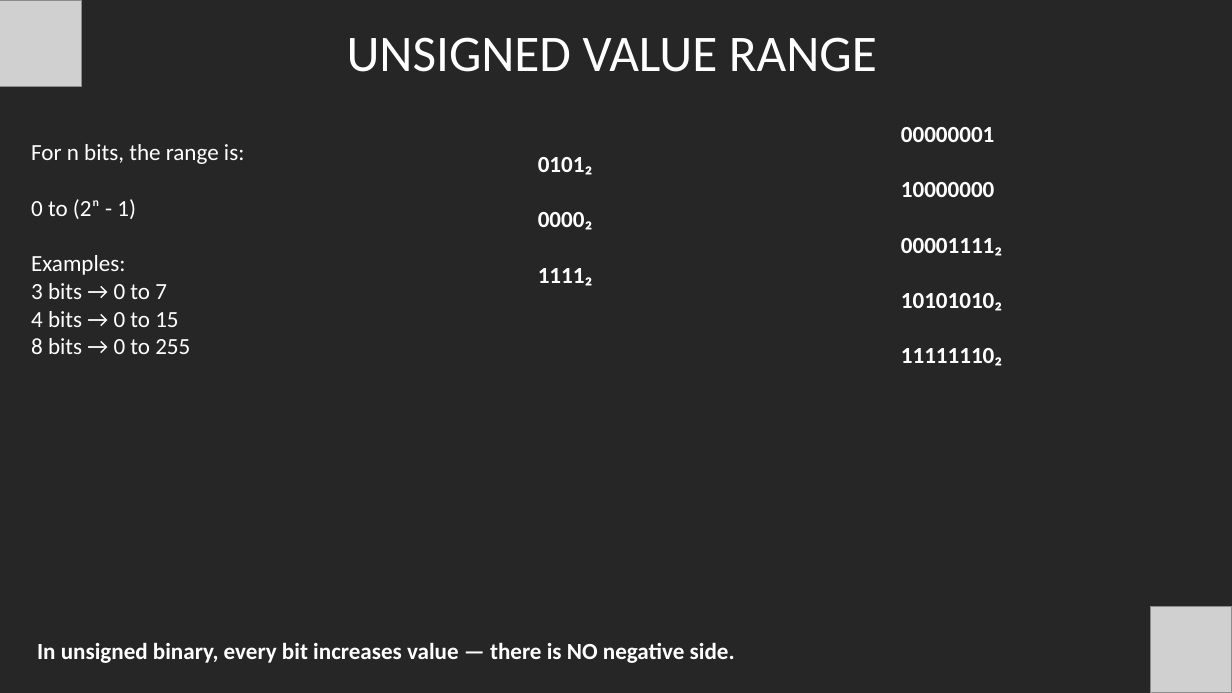
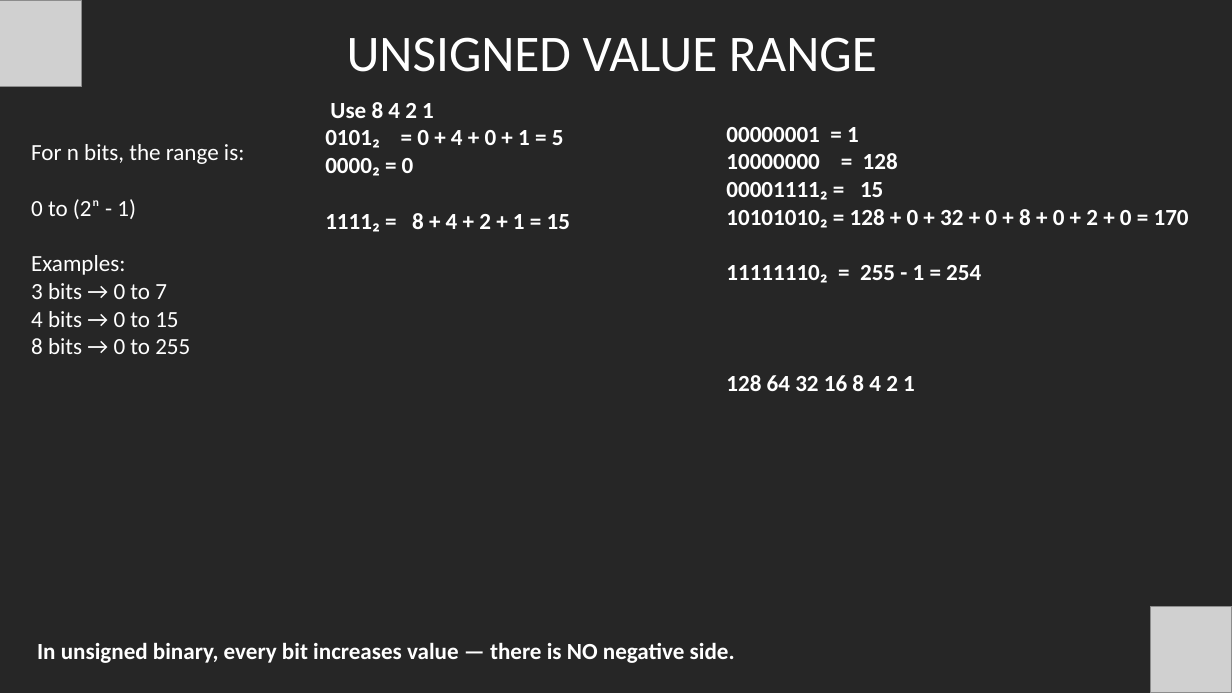
Before and after one commit to Evodia123/database-forensics-portfolio, a slide deck: slide 4 of DATABASE FORENSICS DAY 7 OF 30.pptx. Drawn at 1232x693 pixels with LibreOffice and Linux fonts; fonts in the diff are those of the drawing; grey boxes stand for pictures. Boxes give left, top, right and bottom in pixels: in the first picture for what was removed or moved away, otherwise in the second. Text is boxed around its words. In the diff, an @@ line names an element or a change of style, - is before the commit and + after.

```diff
--- a/DATABASE FORENSICS DAY 7 OF 30.pptx
+++ b/DATABASE FORENSICS DAY 7 OF 30.pptx
@@ text at <box>325,102,570,232</box>: text changed @@
-0101₂
-0000₂
-1111₂
+Use 8 4 2 1
+0101₂ = 0 + 4 + 0 + 1 = 5
+0000₂ = 0
+1111₂ = 8 + 4 + 2 + 1 = 15
@@ text at <box>726,127,1189,391</box>: text changed @@
-00000001
-10000000
-00001111₂
-10101010₂
-11111110₂
+00000001 = 1
+10000000 = 128
+00001111₂ = 15
+10101010₂ = 128 + 0 + 32 + 0 + 8 + 0 + 2 + 0 = 170
+11111110₂ = 255 - 1 = 254
+128 64 32 16 8 4 2 1
```
Also in this commit, not shown: 1 other slide changed, 1 other file.
